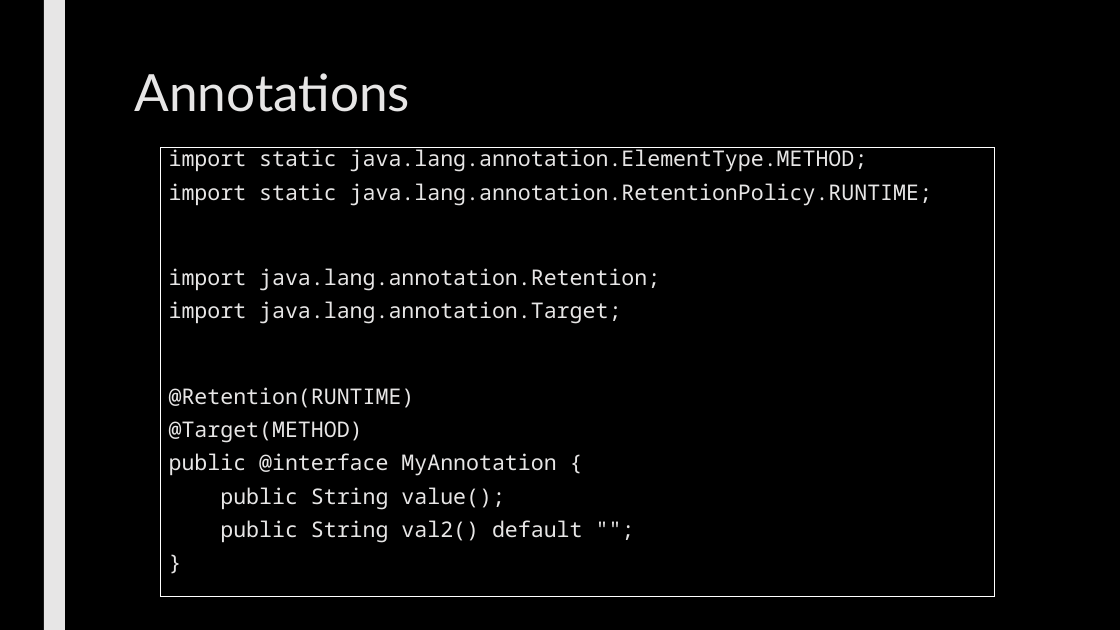
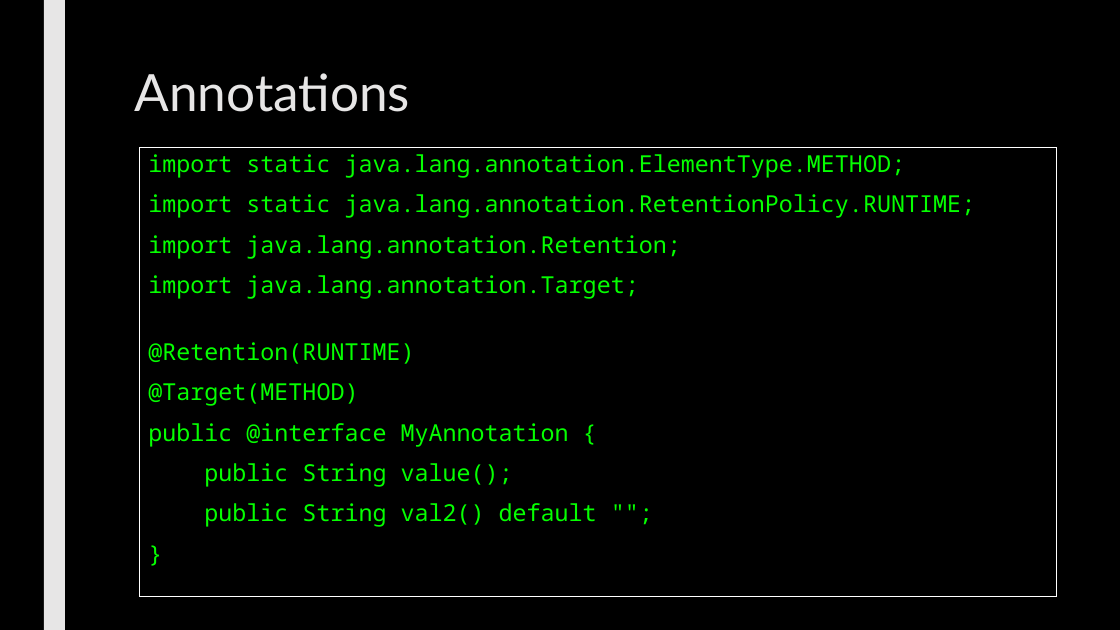
Before and after one commit to max7patek/metaprogramming, a slide deck: slide 9 of slides/07-JavaReflection.pptx. Drawn at 1120x630 pixels with LibreOffice and Linux fonts; fonts in the diff are those of the drawing. Boxes give left, top, right and bottom in pixels: in the first picture for what was removed or moved away, otherwise in the second. Text is boxed around its words. In the diff, an @@ line names an element or a change of style, - is before the commit and + after.

Commit message:
final changes to Java slides

```diff
--- a/slides/07-JavaReflection.pptx
+++ b/slides/07-JavaReflection.pptx
@@ rectangle "import static java.lang.annotation.ElementType.METHOD;" resized from (x1=160, y1=147, x2=995, y2=597) to (x1=140, y1=147, x2=1058, y2=597) @@
@@ rectangle "import static java.lang.annotation.ElementType.METHOD;" at (x1=140, y1=147, x2=1058, y2=597): size 18.5 to 20 pt, text colour #E7E6E6 to #05FF00; line spacing 0.74 to 0.94 @@
```
Also in this commit, not shown: 11 other slides changed.
